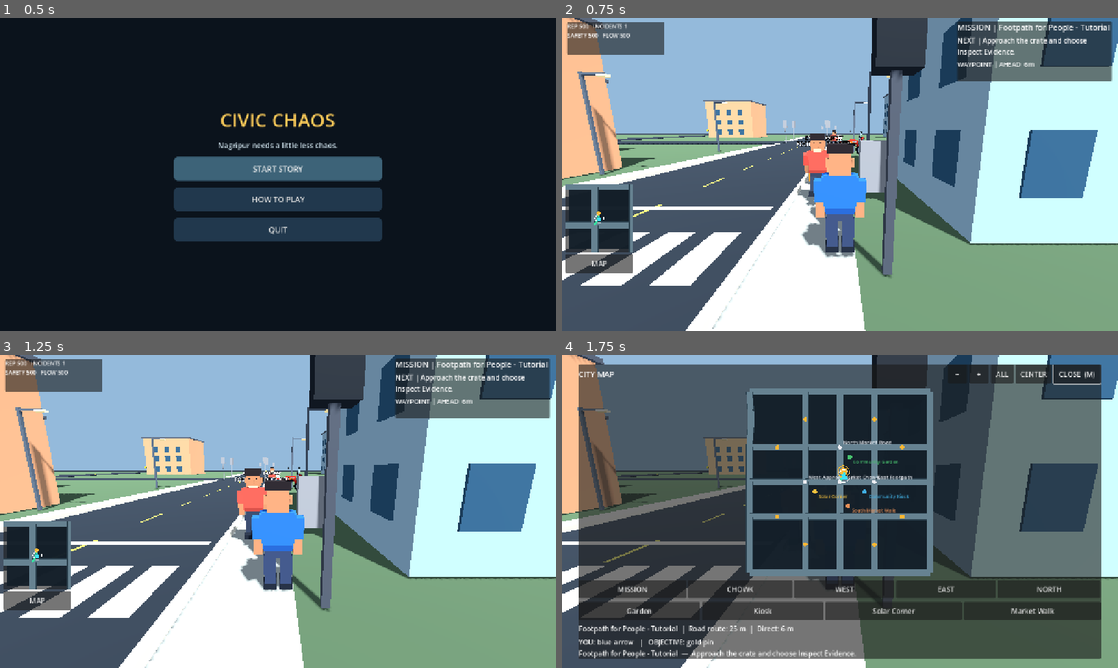
Above: before the commit, frames 1-4 (two rows, left to right).
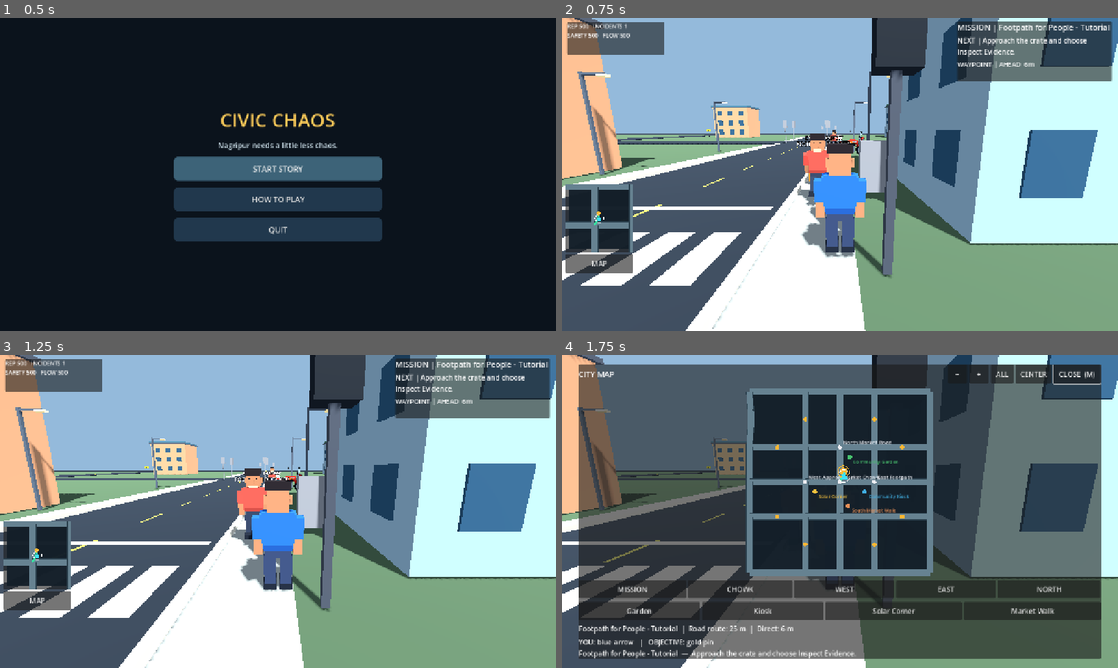
Above: after the commit, the same moments.

Repository: gauravprajapat-23/civic-chaos
Game: Godot game, scene res://scenes/core/menu.tscn
The game is run twice, just before and just after one commit, with the same random seed, the same clock (stepped at 60 frames per second) and the same inputs.
Inputs:
- Up to frame 1 (0.5 s): no input
- Up to frame 2 (0.75 s): click "START STORY" at 0.5 s
- Up to frame 3 (1.25 s): no input
- Up to frame 4 (1.75 s): click "MAP" at 1.25 s

Frame 1 is identical in both runs. In frame 2, 0.6% of the frame differs, in the area x 7-59%, y 19-43%; in frame 3, 0.6%; in frame 4, 0.4%.

Commit message:
feat(WORLD-002A): integrate staggered real buildings, keep all road and park contracts [skip ci]

Diff:
--- a/scripts/world/neighborhood.gd
+++ b/scripts/world/neighborhood.gd
@@ -6,6 +6,8 @@
 const CityRoadLayout = preload("res://scripts/world/city_road_layout.gd")
 const OrganicRoad = preload("res://scripts/world/organic_road_geometry.gd")
 const Details = preload("res://scripts/world/neighborhood_details.gd")
+const World002Layout = preload("res://scripts/world/world_002_building_layout.gd")
+const World002Facades = preload("res://scripts/world/world_002_facade_identity.gd")
 @export var district_extent: float = 120.0
 @export var road_width: float = 8.0
 @export var sidewalk_width: float = 2.0
@@ -189,21 +191,23 @@
                 Vector3(axis, -0.018, 0), Vector3(road_width, 0.08, span))
         _block("%s_EW_%d" % [category, side],
             Vector3(0, -0.026, axis), Vector3(span, 0.08, road_width))
-    var coordinates := [-72.0, -24.0, 24.0, 72.0]
-    for row in range(coordinates.size()):
-        for column in range(coordinates.size()):
-            var x: float = coordinates[column]
-            var z: float = coordinates[row]
-            if absf(x) > half - 15.0 or absf(z) > half - 15.0:
+    # WORLD-002A: vary the REAL physical outer-building footprints.
+    # Every placement is deterministic and separated from active road axes.
+    # The historical node names/park anchor remain stable for older scenes.
+    if not World002Layout.valid_layout(building_height):
+        push_error("WORLD-002A: invalid outer-building placement")
+        return
+    for row in range(World002Layout.BASES.size()):
+        for column in range(World002Layout.BASES.size()):
+            if row == 1 and column == 2:
+                _park_block(Vector3(World002Layout.BASES[column], 0,
+                    World002Layout.BASES[row]))
                 continue
-            var variant: int = (row * 3 + column) % 4
-            var height: float = building_height * [0.9, 1.2, 1.5, 1.05][variant]
-            var width: float = [10.0, 12.0, 9.0, 11.0][variant]
-            if row == 1 and column == 2:
-                _park_block(Vector3(x, 0, z))
-            else:
-                _block("OuterBuilding_%d_%d" % [row, column],
-                    Vector3(x, height * 0.5, z), Vector3(width, height, width))
+            var layout: Dictionary = World002Layout.building(
+                row, column, building_height)
+            _block(str(layout["name"]), layout["center"], layout["size"])
+            var building: Node3D = get_node_or_null(str(layout["name"])) as Node3D
+            World002Facades.build(building, layout["size"], str(layout["style"]))
 
 ## Shared pilot asphalt, using the exact polyline that generates both
 ## traffic directions. A real trimesh static collider supports foot/bike/
